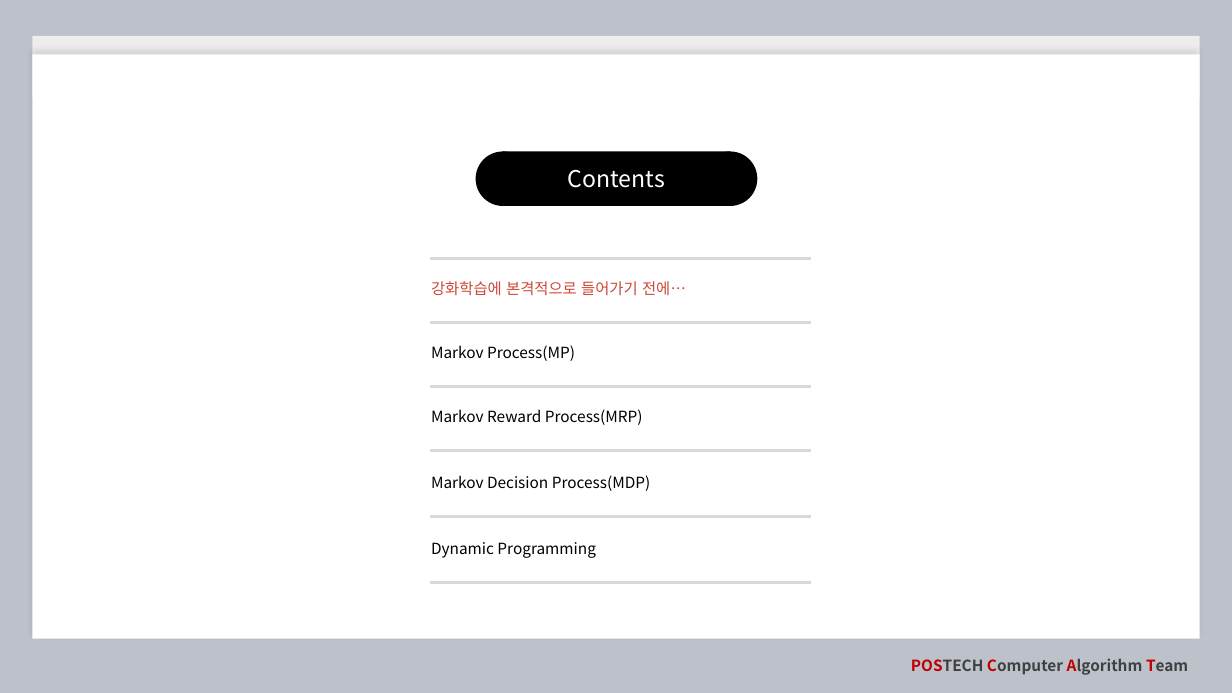
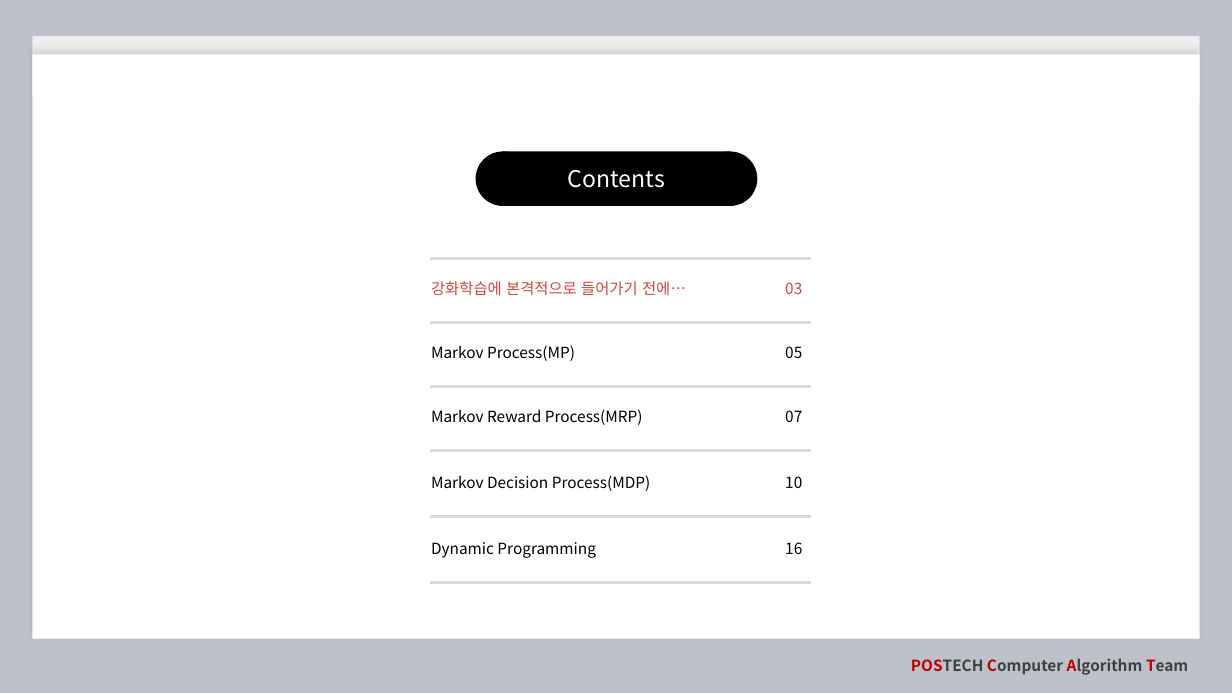
Before and after one commit to qjatn0120/2020_winter_AI, a slide deck: slide 2 of 강의자료/ppt/3. MDP와 DP.pptx. Drawn at 1232x693 pixels with LibreOffice and Linux fonts; fonts in the diff are those of the drawing. Boxes give left, top, right and bottom in pixels: in the first picture for what was removed or moved away, otherwise in the second. Text is boxed around its words. In the diff, an @@ line names an element or a change of style, - is before the commit and + after.

```diff
--- a/강의자료/ppt/3. MDP와 DP.pptx
+++ b/강의자료/ppt/3. MDP와 DP.pptx
@@ text added at (785,282,802,294), 12 pt, text #CD4837 @@
+03
@@ text added at (785,346,802,358), 12 pt, text #000000 @@
+05
@@ text added at (785,410,802,422), 12 pt, text #000000 @@
+07
@@ text added at (785,476,802,488), 12 pt, text #000000 @@
+10
@@ text added at (785,542,802,554), 12 pt, text #000000 @@
+16
```
Also in this commit, not shown: 1 other slide changed, 1 other file.
